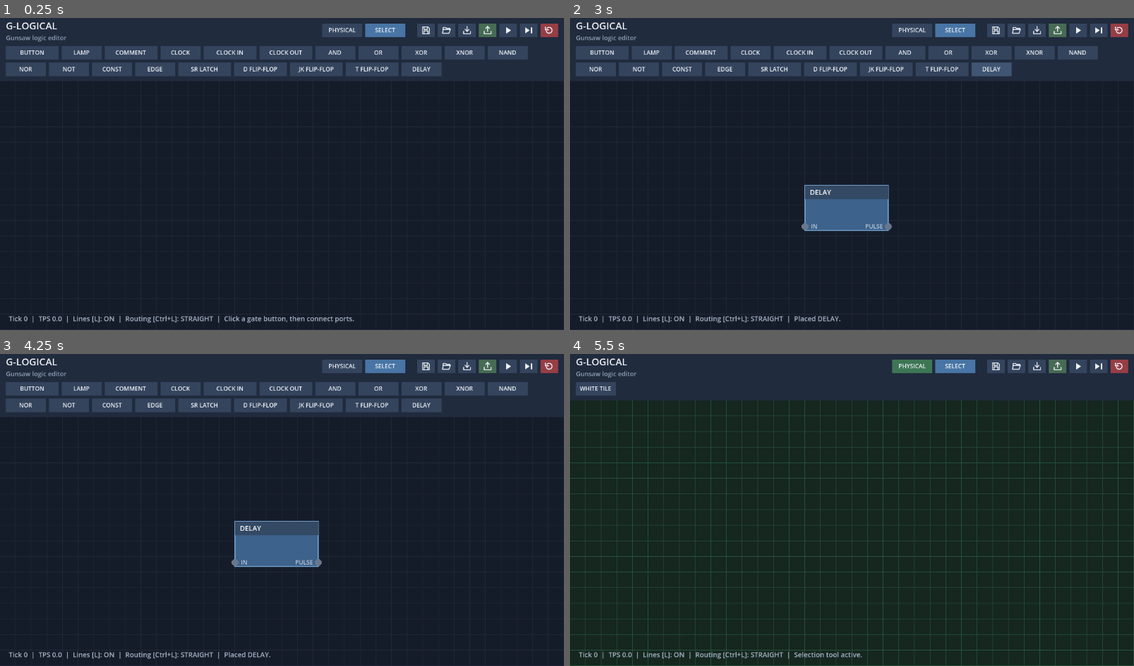
Above: before the commit, frames 1-4 (two rows, left to right).
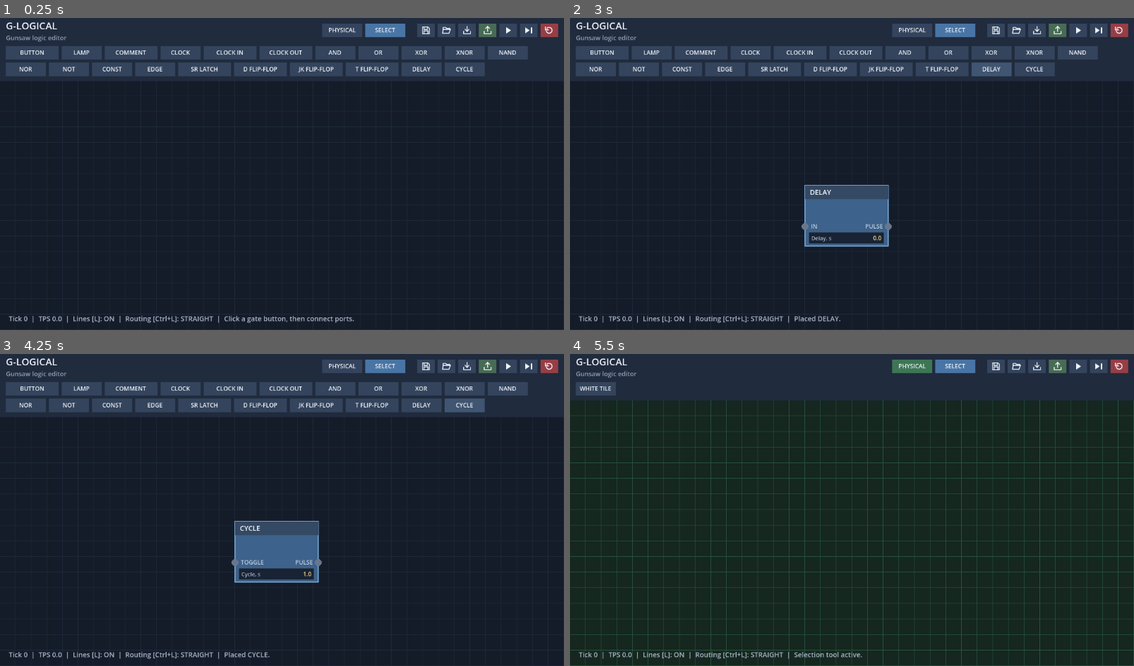
Above: after the commit, the same moments.

Repository: rushellxyz/g-logical
Game: Godot game, scene res://main.tscn
Two runs of this game, one before a commit and one after it. Both use one fixed random seed, a clock stepped at 60 frames per second and the inputs below.
Inputs (mouse positions are in pixels of both pictures, inside the frame that each line leads up to):
- Up to frame 1 (0.25 s): no input
- Up to frame 2 (3 s): click (1055, 30) at 0.5 s; click (1100, 30) at 1.25 s; click (1117, 30) at 2 s; click "DELAY" at 2.75 s
- Up to frame 3 (4.25 s): click (462, 403) at 3.5 s, where only the run after the commit has a clickable "CYCLE"
- Up to frame 4 (5.5 s): click "PHYSICAL" at 4.25 s; click "SELECT" at 5 s

The runs differ from the first frame. In frame 1, 0.3% of the frame differs, in the area x 78-86%, y 14-19%; in frame 2, 0.7%; in frame 3, 0.8%, in the area x 41-86%, y 14-98%; in frame 4, nothing differs.

Commit message:
Add ability to edit gate properties

Diff:
--- a/canvas_geometry.gd
+++ b/canvas_geometry.gd
@@ -1,4 +1,6 @@
 extends RefCounted
+
+const GateProperties = preload("res://gate_properties.gd")
 
 var dirty := true
 var orthogonal := false
@@ -20,7 +22,7 @@
 	var output_positions: Array = []
 	for gate in gates:
 		var position: Vector2 = gate["position"]
-		var size: Vector2 = gate.get("size", Vector2(320, 64)) if gate["type_id"] == "EDITOR/WHITETILE" else node_size
+		var size := GateProperties.node_size(gate, node_size)
 		gate_bounds.append(Rect2(position, size))
 		input_positions.append(ports(position, gate["inputs"].size(), 0.0))
 		output_positions.append(ports(position, gate["outputs"].size(), node_size.x))
--- a/editor.gd
+++ b/editor.gd
@@ -3,6 +3,7 @@
 const GunsawLevelImporter = preload("res://gunsaw_level_importer.gd")
 const LogicSimulator = preload("res://logic_simulator.gd")
 const CanvasGeometry = preload("res://canvas_geometry.gd")
+const GateProperties = preload("res://gate_properties.gd")
 const RUN_ICON = preload("res://icons/run.svg")
 const PAUSE_ICON = preload("res://icons/pause.svg")
 const STEP_ICON = preload("res://icons/step.svg")
@@ -38,7 +39,8 @@
 	{"id": "MP/Logic/DFF", "name": "D FLIP-FLOP", "inputs": ["D", "CLK"], "outputs": ["Q", "/Q"]},
 	{"id": "MP/Logic/JK", "name": "JK FLIP-FLOP", "inputs": ["J", "K", "CLK"], "outputs": ["Q", "/Q"]},
 	{"id": "MP/Logic/TFF", "name": "T FLIP-FLOP", "inputs": ["T", "CLK"], "outputs": ["Q", "/Q"]},
-	{"id": "GUNSAW/DELAY", "name": "DELAY", "inputs": ["IN"], "outputs": ["PULSE"]}
+	{"id": "GUNSAW/DELAY", "name": "DELAY", "inputs": ["IN"], "outputs": ["PULSE"]},
+	{"id": "GUNSAW/CYCLE", "name": "CYCLE", "inputs": ["TOGGLE"], "outputs": ["PULSE"]}
 ]
 
 var gates: Array[Dictionary] = []
@@ -101,6 +103,7 @@
 var drawn_toolbar_height := -1.0
 var canvas_geometry := CanvasGeometry.new()
 var simulation := LogicSimulator.new()
+var gate_properties: GateProperties
 
 func _ready() -> void:
 	font = ThemeDB.fallback_font
@@ -113,6 +116,9 @@
 	lamp_color_picker.custom_minimum_size = Vector2(54, 28)
 	lamp_color_picker.color_changed.connect(_on_lamp_color_changed)
 	build_toolbar()
+	gate_properties = GateProperties.new()
+	toolbar_panel.get_parent().add_child(gate_properties)
+	gate_properties.parameter_changed.connect(func(id: int, field: String, value: Variant): _on_gate_parameter_changed(field, value, id))
 	setup_import_dialog()
 	get_viewport().size_changed.connect(queue_redraw)
 	update_lamp_color_picker()
@@ -136,6 +142,7 @@
 				break
 	else:
 		simulation_accumulator = 0.0
+	gate_properties.update_editor(gates, canvas_transform_origin(), canvas_zoom, toolbar_height, physical_mode)
 	if drawn_status != status_text or drawn_tick != tick or drawn_tps != ticks_per_second or drawn_toolbar_height != toolbar_height:
 		queue_redraw()
 
@@ -304,6 +311,39 @@
 	run_button.icon = PAUSE_ICON if running else RUN_ICON
 	run_button.tooltip_text = "Pause simulation" if running else "Run simulation"
 
+func _on_gate_parameter_changed(field: String, value: Variant, gate_id: int = -1) -> void:
+	var gate_index := selected_gate
+	if gate_id >= 0:
+		gate_index = -1
+		for i in range(gates.size()):
+			if gates[i]["id"] == gate_id:
+				gate_index = i
+				break
+	if gate_index < 0 or gate_index >= gates.size():
+		return
+	var gate: Dictionary = gates[gate_index]
+	var fields: Array = GateProperties.FIELDS.get(gate["type_id"], [])
+	var allowed := false
+	for definition in fields:
+		if definition[0] == field:
+			allowed = true
+			if definition[2] == "number":
+				if not is_finite(float(value)):
+					return
+				value = maxf(float(definition[4]), float(value))
+			elif definition[2] == "bool":
+				value = int(int(value) != 0)
+			else:
+				value = clampi(int(value), 0, 2)
+	if not allowed or gate.get("gunsaw_data", {}).get(field) == value:
+		return
+	push_undo_state()
+	if not gate.has("gunsaw_data"):
+		gate["gunsaw_data"] = {}
+	gate["gunsaw_data"][field] = value
+	reset_simulation()
+	status_text = "Updated %s: %s. Simulation reset." % [gate["name"], field]
+
 func toolbar_button_style(color: Color) -> StyleBoxFlat:
 	var style := StyleBoxFlat.new()
 	style.bg_color = color
@@ -390,6 +430,8 @@
 		draw_circle(pos, PORT_RADIUS, Color("#f0c15b") if value else Color("#68778e"))
 		if canvas_zoom >= 0.5:
 			draw_string(font, pos + Vector2(-58, 4), gate["output_names"][i], HORIZONTAL_ALIGNMENT_RIGHT, 48, 12, Color("#c5d0df"))
+	if canvas_zoom >= 0.5:
+		gate_properties.draw_fields(self, gate, font)
 	draw_set_transform(Vector2.ZERO, 0.0, Vector2.ONE)
 
 func is_physical_gate(gate: Dictionary) -> bool:
@@ -399,9 +441,7 @@
 	return type_id in ["MP/IO/BUTTON", "MP/IO/LAMP", "EDITOR/WHITETILE"]
 
 func gate_size(gate: Dictionary) -> Vector2:
-	if gate["type_id"] == "EDITOR/WHITETILE":
-		return gate.get("size", Vector2(10, 2) * PHYSICAL_UNIT_SIZE)
-	return NODE_SIZE
+	return GateProperties.node_size(gate, NODE_SIZE)
 
 func _draw_wire(wire: Dictionary, selected: bool, wire_index: int) -> void:
 	var a: Vector2 = canvas_geometry.wire_starts[wire_index]
@@ -605,6 +645,7 @@
 	add_child(import_dialog)
 
 func apply_gunsaw_import(result: Dictionary) -> void:
+	gate_properties.cancel()
 	if result.has("error"):
 		status_text = "Import failed: %s" % result["error"]
 		queue_redraw()
@@ -670,6 +711,7 @@
 func handle_press(pos: Vector2, _swap_selected := false) -> void:
 	if pos.y < toolbar_height:
 		return
+	gate_properties.commit()
 	if physical_mode:
 		var physical_port := find_port(screen_to_canvas(pos))
 		if physical_port["gate"] >= 0 and not physical_port["input"]:
@@ -687,6 +729,23 @@
 		status_text = "Select an input port to finish the connection."
 		queue_redraw()
 		return
+	if not physical_mode and canvas_zoom >= 0.5:
+		for i in range(gates.size() - 1, -1, -1):
+			if gates[i]["type_id"] == "EDITOR/WHITETILE":
+				continue
+			var field := GateProperties.field_at(gates[i], pos)
+			if field < 0:
+				if Rect2(gates[i]["position"], gate_size(gates[i])).has_point(pos):
+					break
+				continue
+			selected_gate = i
+			selected_gates = [i]
+			selected_wire = -1
+			pending_output = {"gate": -1, "port": -1}
+			gate_properties.activate(gates[i], field)
+			gate_properties.update_editor(gates, canvas_transform_origin(), canvas_zoom, toolbar_height, physical_mode)
+			queue_redraw()
+			return
 	var wire_index := find_wire(pos)
 	if wire_index >= 0:
 		selected_gates.clear()
@@ -1160,6 +1219,7 @@
 	return expanded
 
 func reset_simulation() -> void:
+	gate_properties.cancel()
 	running = false
 	run_button.button_pressed = false
 	update_run_button()
@@ -1240,6 +1300,7 @@
 	drag_undo_recorded = false
 
 func undo_last_action() -> void:
+	gate_properties.cancel()
 	if undo_history.is_empty():
 		status_text = "Nothing to undo."
 		return
@@ -1273,6 +1334,7 @@
 	queue_redraw()
 
 func save_editor(slot: int = current_save_slot) -> void:
+	gate_properties.commit()
 	current_save_slot = clampi(slot, 1, SAVE_SLOT_COUNT)
 	var save_path := save_slot_path(current_save_slot)
 	var file := FileAccess.open(save_path, FileAccess.WRITE)
@@ -1314,6 +1376,7 @@
 	status_text = "Editor saved to Slot %d (%s)." % [current_save_slot, save_path]
 
 func load_editor(slot: int = current_save_slot) -> void:
+	gate_properties.cancel()
 	current_save_slot = clampi(slot, 1, SAVE_SLOT_COUNT)
 	var save_path := save_slot_path(current_save_slot)
 	if not FileAccess.file_exists(save_path):
@@ -1412,6 +1475,7 @@
 	return "user://g-logical-editor-slot-%d.json" % slot
 
 func export_gunsaw() -> void:
+	gate_properties.commit()
 	var has_clock_out_connections := false
 	var has_invalid_clock_source := false
 	var clock_sources: Dictionary = {}
@@ -1491,14 +1555,15 @@
 			})
 			exported_count += 1
 			continue
-		if gate["type_id"] == "GUNSAW/DELAY":
+		if gate["type_id"] in ["GUNSAW/DELAY", "GUNSAW/CYCLE"]:
+			var cyclic: bool = gate["type_id"] == "GUNSAW/CYCLE"
 			parts.append({
 				"pos": {"x": gate["position"].x / 320.0, "y": -gate["position"].y / 320.0},
-				"rot": 0.0, "path": "Building/Triggers/DelayTrigger",
+				"rot": 0.0, "path": "Building/Triggers/TimedTrigger" if cyclic else "Building/Triggers/DelayTrigger",
 				"id": input_activation_id(gate_index, 0, output_ids, export_wires),
 				"activId": output_ids[gate_index][0], "team": "",
 				"size": {"x": 0.0, "y": 0.0},
-				"force": {"x": float(gate.get("gunsaw_data", {}).get("delay", 0.0)), "y": 0.0}
+				"force": {"x": float(gate.get("gunsaw_data", {}).get("cycleTime", 1.0) if cyclic else gate.get("gunsaw_data", {}).get("delay", 0.0)), "y": 0.0}
 			})
 			exported_count += 1
 			continue
@@ -1584,19 +1649,19 @@
 		"MP/Logic/NOT":
 			return {"input": input_ids[0], "output": outputs[0]}
 		"MP/Logic/CONST":
-			return {"output": outputs[0], "value": 1}
+			return {"output": outputs[0], "value": int(gate.get("gunsaw_data", {}).get("value", 1))}
 		"MP/Logic/CLOCK":
-			return {"output": outputs[0], "period": 1.0, "initialHigh": 0}
+			return {"output": outputs[0], "period": float(gate.get("gunsaw_data", {}).get("period", 1.0)), "initialHigh": int(gate.get("gunsaw_data", {}).get("initialHigh", 0))}
 		"MP/Logic/EDGE":
-			return {"input": input_ids[0], "output": outputs[0], "mode": 2}
+			return {"input": input_ids[0], "output": outputs[0], "mode": int(gate.get("gunsaw_data", {}).get("mode", 2))}
 		"MP/Logic/SR":
-			return {"set": input_ids[0], "reset": input_ids[1], "q": outputs[0], "notQ": outputs[1], "initialQ": 0}
+			return {"set": input_ids[0], "reset": input_ids[1], "q": outputs[0], "notQ": outputs[1], "initialQ": int(gate.get("gunsaw_data", {}).get("initialQ", 0))}
 		"MP/Logic/DFF":
-			return {"d": input_ids[0], "clock": input_ids[1], "q": outputs[0], "notQ": outputs[1], "initialQ": 0}
+			return {"d": input_ids[0], "clock": input_ids[1], "q": outputs[0], "notQ": outputs[1], "initialQ": int(gate.get("gunsaw_data", {}).get("initialQ", 0))}
 		"MP/Logic/JK":
-			return {"j": input_ids[0], "k": input_ids[1], "clock": input_ids[2], "q": outputs[0], "notQ": outputs[1], "initialQ": 0}
+			return {"j": input_ids[0], "k": input_ids[1], "clock": input_ids[2], "q": outputs[0], "notQ": outputs[1], "initialQ": int(gate.get("gunsaw_data", {}).get("initialQ", 0))}
 		"MP/Logic/TFF":
-			return {"t": input_ids[0], "clock": input_ids[1], "q": outputs[0], "notQ": outputs[1], "initialQ": 0}
+			return {"t": input_ids[0], "clock": input_ids[1], "q": outputs[0], "notQ": outputs[1], "initialQ": int(gate.get("gunsaw_data", {}).get("initialQ", 0))}
 	return {}
 
 func input_activation_id(gate_index: int, input_index: int, output_ids: Array, source_wires: Array) -> int:
--- /dev/null
+++ b/gate_properties.gd
@@ -0,0 +1,127 @@
+extends Control
+
+signal parameter_changed(gate_id: int, field: String, value: Variant)
+
+const FIELDS := {
+	"MP/Logic/CONST": [["value", "Value", "bool", 1]],
+	"MP/Logic/CLOCK": [["period", "Period, s", "number", 1.0, 0.04], ["initialHigh", "Initial HIGH", "bool", 0]],
+	"MP/Logic/EDGE": [["mode", "Edge", "choice", 2]],
+	"MP/Logic/SR": [["initialQ", "Initial Q", "bool", 0]],
+	"MP/Logic/DFF": [["initialQ", "Initial Q", "bool", 0]],
+	"MP/Logic/JK": [["initialQ", "Initial Q", "bool", 0]],
+	"MP/Logic/TFF": [["initialQ", "Initial Q", "bool", 0]],
+	"GUNSAW/DELAY": [["delay", "Delay, s", "number", 0.0, 0.0]],
+	"GUNSAW/CYCLE": [["cycleTime", "Cycle, s", "number", 1.0, 0.0]]
+}
+
+var _editor: LineEdit
+var _gate_id := -1
+var _field: Array = []
+var _row := -1
+
+func _ready() -> void:
+	mouse_filter = Control.MOUSE_FILTER_IGNORE
+	_editor = LineEdit.new()
+	_editor.add_theme_font_size_override("font_size", 12)
+	var style := StyleBoxFlat.new()
+	style.bg_color = Color("#182334")
+	style.content_margin_left = 5
+	style.content_margin_right = 5
+	style.content_margin_top = 2
+	style.content_margin_bottom = 2
+	_editor.add_theme_stylebox_override("normal", style)
+	_editor.tooltip_text = "Enter to apply; Escape to cancel. Changes reset simulation."
+	_editor.text_submitted.connect(func(_text: String): commit())
+	_editor.focus_exited.connect(commit)
+	_editor.gui_input.connect(func(event: InputEvent):
+		if event is InputEventKey and event.pressed and event.keycode == KEY_ESCAPE:
+			cancel()
+			_editor.accept_event()
+	)
+	add_child(_editor)
+	_editor.hide()
+
+static func node_size(gate: Dictionary, base: Vector2) -> Vector2:
+	if gate["type_id"] == "EDITOR/WHITETILE":
+		return gate.get("size", Vector2(320, 64))
+	var count: int = FIELDS.get(gate["type_id"], []).size()
+	return base + Vector2(0, 4 + count * 28 if count > 0 else 0)
+
+static func field_rect(gate: Dictionary, row: int) -> Rect2:
+	return Rect2(gate["position"] + Vector2(8, 96 + row * 28), Vector2(154, 24))
+
+static func field_at(gate: Dictionary, point: Vector2) -> int:
+	var fields: Array = FIELDS.get(gate["type_id"], [])
+	for row in range(fields.size()):
+		if field_rect(gate, row).has_point(point):
+			return row
+	return -1
+
+func draw_fields(canvas: CanvasItem, gate: Dictionary, font: Font) -> void:
+	var fields: Array = FIELDS.get(gate["type_id"], [])
+	var data: Dictionary = gate.get("gunsaw_data", {})
+	for row in range(fields.size()):
+		var field: Array = fields[row]
+		var rect := field_rect(gate, row)
+		var value = data.get(field[0], field[3])
+		var text := str(value)
+		match field[2]:
+			"bool": text = "HIGH  1" if int(value) != 0 else "LOW  0"
+			"choice": text = ["Rise", "Fall", "Both"][clampi(int(value), 0, 2)]
+			"number": text = String.num(float(value), 3)
+		canvas.draw_rect(rect, Color("#182334"))
+		canvas.draw_rect(rect, Color("#536b89"), false, 1)
+		canvas.draw_string(font, rect.position + Vector2(5, 16), field[1], HORIZONTAL_ALIGNMENT_LEFT, 79, 11, Color("#aab8cb"))
+		canvas.draw_string(font, rect.position + Vector2(86, 16), text, HORIZONTAL_ALIGNMENT_RIGHT, 62, 12, Color("#f1d28c"))
+
+func activate(gate: Dictionary, row: int) -> void:
+	commit()
+	var field: Array = FIELDS[gate["type_id"]][row]
+	var value = gate.get("gunsaw_data", {}).get(field[0], field[3])
+	match field[2]:
+		"bool": parameter_changed.emit(gate["id"], field[0], int(int(value) == 0))
+		"choice": parameter_changed.emit(gate["id"], field[0], (int(value) + 1) % 3)
+		"number":
+			_gate_id = gate["id"]
+			_field = field
+			_row = row
+			_editor.text = str(value)
+			_editor.show()
+			_editor.grab_focus()
+			_editor.select_all()
+
+func update_editor(gates: Array, origin: Vector2, zoom: float, toolbar_height: float, physical: bool) -> void:
+	if _gate_id < 0:
+		return
+	if physical or zoom < 0.5:
+		cancel()
+		return
+	for gate in gates:
+		if gate["id"] != _gate_id:
+			continue
+		if _row >= FIELDS.get(gate["type_id"], []).size() or FIELDS[gate["type_id"]][_row][0] != _field[0]:
+			cancel()
+			return
+		var rect := field_rect(gate, _row)
+		_editor.position = origin + rect.position * zoom
+		_editor.scale = Vector2(zoom, zoom)
+		_editor.size = rect.size
+		if _editor.position.y < toolbar_height:
+			cancel()
+		return
+	cancel()
+
+func commit() -> void:
+	if _gate_id < 0:
+		return
+	var gate_id := _gate_id
+	var field := _field.duplicate()
+	var text := _editor.text.strip_edges().replace(",", ".")
+	cancel()
+	if text.is_valid_float() and is_finite(text.to_float()):
+		parameter_changed.emit(gate_id, field[0], maxf(float(field[4]), text.to_float()))
+
+func cancel() -> void:
+	_gate_id = -1
+	_editor.hide()
+	_editor.release_focus()
--- a/gunsaw_level_importer.gd
+++ b/gunsaw_level_importer.gd
@@ -146,6 +146,13 @@
 			input_ids = [part.get("id", 0)]
 			output_ids = [part.get("activId", 0)]
 			data = {"delay": float(part["force"]["x"])}
+		"Building/Triggers/TimedTrigger":
+			if not valid_vector(part.get("force")):
+				return {"error": "Invalid cycle trigger interval."}
+			type_id = "GUNSAW/CYCLE"
+			input_ids = [part.get("id", 0)]
+			output_ids = [part.get("activId", 0)]
+			data = {"cycleTime": float(part["force"]["x"])}
 		"Building/WhiteTile":
 			if not valid_vector(part.get("size")) or float(part.get("rot", 0)) != 0.0:
 				return {}
@@ -253,7 +260,7 @@
 				part["team"] = generated["team"]
 		"EDITOR/WHITETILE":
 			part["size"] = generated["size"]
-		"GUNSAW/DELAY":
+		"GUNSAW/DELAY", "GUNSAW/CYCLE":
 			part["id"] = generated["id"]
 			part["activId"] = generated["activId"]
 			part["force"] = generated["force"]
@@ -262,7 +269,7 @@
 			var generated_payload: Dictionary = JSON.parse_string(generated["team"])
 			var data: Dictionary = gate["gunsaw_data"].duplicate(true)
 			var generated_data: Dictionary = JSON.parse_string(generated_payload["data"])
-			var changed := false
+			var changed: bool = data != JSON.parse_string(payload["data"])
 			for field in PORT_FIELDS[gate["type_id"]][0] + PORT_FIELDS[gate["type_id"]][1]:
 				if int(data.get(field, -1)) != int(generated_data[field]):
 					data[field] = int(generated_data[field])
--- a/logic_simulator.gd
+++ b/logic_simulator.gd
@@ -1,7 +1,7 @@
 extends RefCounted
 
 const STEP_SECONDS := 0.02
-enum Op { NONE, BUTTON, LAMP, AND, OR, XOR, XNOR, NAND, NOR, NOT, CONST, CLOCK, EDGE, SR, DFF, JK, TFF, DELAY, CLOCK_IN, CLOCK_OUT }
+enum Op { NONE, BUTTON, LAMP, AND, OR, XOR, XNOR, NAND, NOR, NOT, CONST, CLOCK, EDGE, SR, DFF, JK, TFF, DELAY, CYCLE, CLOCK_IN, CLOCK_OUT }
 const OPERATIONS := {
 	"MP/IO/BUTTON": Op.BUTTON, "MP/IO/LAMP": Op.LAMP,
 	"MP/Logic/AND": Op.AND, "MP/Logic/OR": Op.OR, "MP/Logic/XOR": Op.XOR,
@@ -9,6 +9,7 @@
 	"MP/Logic/NOT": Op.NOT, "MP/Logic/CONST": Op.CONST, "MP/Logic/CLOCK": Op.CLOCK,
 	"MP/Logic/EDGE": Op.EDGE, "MP/Logic/SR": Op.SR, "MP/Logic/DFF": Op.DFF,
 	"MP/Logic/JK": Op.JK, "MP/Logic/TFF": Op.TFF, "GUNSAW/DELAY": Op.DELAY,
+	"GUNSAW/CYCLE": Op.CYCLE,
 	"EDITOR/CLOCK_IN": Op.CLOCK_IN, "EDITOR/CLOCK_OUT": Op.CLOCK_OUT
 }
 
@@ -36,7 +37,7 @@
 var _native_routes: Array[PackedInt32Array] = []
 var _groups: Array[PackedInt32Array] = []
 var _memory_gates := PackedInt32Array()
-var _delays := PackedInt32Array()
+var _timers := PackedInt32Array()
 var _buttons := PackedInt32Array()
 var _clock_inputs := PackedInt32Array()
 var _clock_outputs := PackedInt32Array()
@@ -51,7 +52,7 @@
 		gate["pulse_pending"] = false
 		gate["memory"] = int(gate.get("gunsaw_data", {}).get("initialQ", 0)) != 0
 		gate["state"] = true
-		for key in ["simulation_clock_elapsed", "simulation_clock_high", "simulation_delay_remaining", "simulation_button_used"]:
+		for key in ["simulation_clock_elapsed", "simulation_clock_high", "simulation_delay_remaining", "simulation_cycle_remaining", "simulation_button_used"]:
 			gate.erase(key)
 
 func compile(gates: Array, wires: Array, original_wire_count: int) -> void:
@@ -82,7 +83,7 @@
 	_groups.clear()
 	_groups.resize(Op.size())
 	_memory_gates.clear()
-	_delays.clear()
+	_timers.clear()
 	_buttons.clear()
 	_clock_inputs.clear()
 	_clock_outputs.clear()
@@ -118,14 +119,18 @@
 			Op.EDGE:
 				var mode := int(data.get("mode", 2))
 				_parameters[i] = mode if mode >= 0 and mode <= 2 else 255
-			Op.DELAY: _delays.append(i)
+			Op.DELAY: _timers.append(i)
+			Op.CYCLE:
+				_timers.append(i)
+				_elapsed[i] = float(gate.get("simulation_cycle_remaining", 0.0))
+				_periods[i] = float(data.get("cycleTime", 1.0))
 			Op.CLOCK_IN: _clock_inputs.append(i)
 			Op.CLOCK_OUT: _clock_outputs.append(i)
 	for wire in wires:
 		var slot := int(wire["from_gate"]) * 2 + int(wire["from_port"])
 		var target := int(wire["to_gate"])
 		var destination := (target << 2) | int(wire["to_port"])
-		if _ops[target] == Op.LAMP or _ops[target] == Op.DELAY:
+		if _ops[target] in [Op.LAMP, Op.DELAY, Op.CYCLE]:
 			_native_routes[slot].append(destination)
 		else:
 			_routes[slot].append(destination)
@@ -200,15 +205,24 @@
 			deliver(i * 2)
 		if outputs & 2:
 			deliver(i * 2 + 1)
-	for i in _delays:
-		if not _delay_active[i]:
-			continue
-		_delay_remaining[i] -= _step_seconds
-		if _delay_remaining[i] < 0:
+	for i in _timers:
+		if _ops[i] == Op.CYCLE:
+			if not _states[i]:
+				continue
+			_elapsed[i] -= _step_seconds
+			if _elapsed[i] > 0:
+				continue
+			_elapsed[i] = _periods[i]
+		else:
+			if not _delay_active[i]:
+				continue
+			_delay_remaining[i] -= _step_seconds
+			if _delay_remaining[i] >= 0:
+				continue
 			_delay_active[i] = 0
-			_outputs[i] = 1
-			_epoch += 1
-			deliver(i * 2)
+		_outputs[i] = 1
+		_epoch += 1
+		deliver(i * 2)
 	var spare := _previous
 	_previous = _inputs
 	_inputs = _next
@@ -230,6 +244,8 @@
 		_delivery_epochs[gate] = _epoch
 		if _ops[gate] == Op.LAMP:
 			_states[gate] ^= _parameters[gate]
+		elif _ops[gate] == Op.CYCLE:
+			_states[gate] ^= 1
 		else:
 			_delay_remaining[gate] = _delay_duration[gate]
 			_delay_active[gate] = 1
@@ -257,6 +273,8 @@
 				gate["simulation_delay_remaining"] = _delay_remaining[index]
 			else:
 				gate.erase("simulation_delay_remaining")
+		Op.CYCLE:
+			gate["simulation_cycle_remaining"] = _elapsed[index]
 		Op.BUTTON:
 			gate["simulation_button_used"] = _button_used[index] != 0
 
Not shown, added: gate_properties.gd.uid
